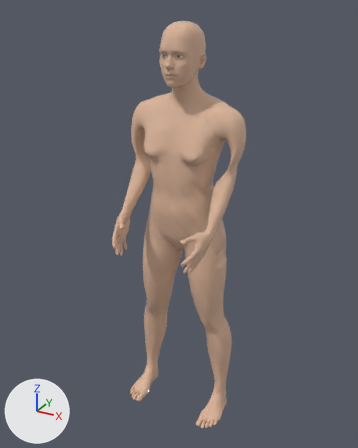
The glTF model public/bodymap3d/v3/real-human/body-erwachsener-divers-penis-brueste-real-v3.glb as it was, and as the next commit left it.
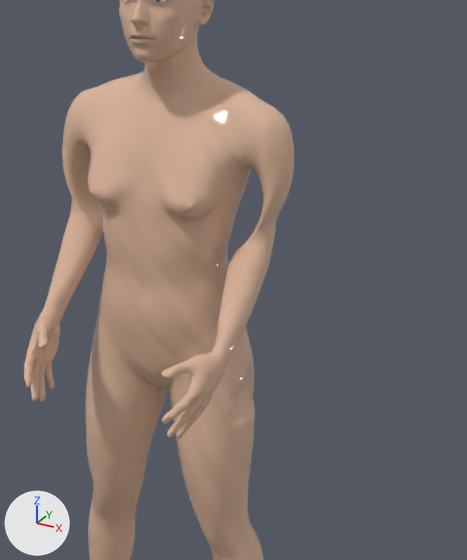
The first picture shows the older version from a 50 mm lens placed at (0.915, -1.626, 1.767), pointed at (0.0, 0.038, 0.936). The close-ups show the older and then the newer version on the part from 28% to 93% of the width and 13% to 75% of the height of that picture. Only the edits that show in the close-ups are written down. Every picture has the same lights, and +X, +Y and +Z are marked at lower left. Vertices at exactly the same position are counted once.

Script lines for the objects in view, before the commit:
```python
me_real_human_body = bpy.data.meshes.new('real-human-body')
me_real_human_body.from_pydata(...)  # 13380 vertices, 26756 faces; spans x -0.25..0.25, y -0.22..0.22, z 0.0..1.72
me_real_human_body.materials.append(mat_skin_real_human)  # its picture is missing
# before: 11130 (0.17, 0.09, 0.86) at pixel (243, 376), 11134 (0.17, 0.12, 0.84) at pixel (247, 382), 11140 (0.17, 0.12, 0.82) at pixel (246, 391), 11142 (0.16, 0.09, 0.82), 11203 (0.15, 0.09, 0.81)
# before: 11204 (0.16, 0.12, 0.8) at pixel (244, 398)
ob_real_human_body = bpy.data.objects.new('real-human-body', me_real_human_body)
ob_real_human_body.location = (0.0, 0.0, 0.0)
```
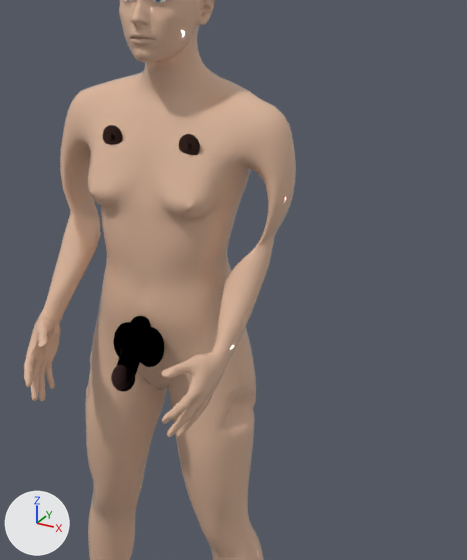
Boxes (x1, y1, x2, y2) around the edits, measured in the close-ups (467 x 560 px; the box of a moved part takes in the faces that stretch with it):
'real-human-body', reshaped: before (24, 0, 294, 560); after (24, 0, 296, 560)
'real-human-penis', added: after (117, 316, 151, 375)
'real-human-scrotum-right', added: after (140, 327, 164, 367)
'real-human-glans', added: after (111, 365, 135, 392)
'real-human-scrotum-left', added: after (113, 322, 130, 357)
'real-human-areola-right', added: after (179, 134, 200, 155)
'real-human-areola-left', added: after (103, 125, 123, 145)
'real-human-nipple-right', added: after (184, 143, 192, 151)
'real-human-nipple-left', added: after (107, 133, 115, 141)
part 1 of me_real_human_body, moved or reshaped: before (63, 142, 103, 259); after (60, 142, 101, 259)
part 2 of me_real_human_body, moved or reshaped: before (225, 167, 294, 281); after (226, 167, 296, 281)
part 3 of me_real_human_body, moved or reshaped: before (224, 364, 255, 432); after (224, 364, 256, 432)

The change, as a diff of the scene's bpy script:
```diff
--- a/public/bodymap3d/v3/real-human/body-erwachsener-divers-penis-brueste-real-v3.glb.py
+++ b/public/bodymap3d/v3/real-human/body-erwachsener-divers-penis-brueste-real-v3.glb.py
@@ me_real_human_body @@
 me_real_human_body.from_pydata(...)  # 13380 vertices, 26756 faces; spans x -0.25..0.25, y -0.22..0.22, z 0.0..1.72
-me_real_human_body.vertices[11128].co = (0.18, 0.12, 0.86)  # pixel (251, 373)
-me_real_human_body.vertices[11136].co = (0.16, 0.09, 0.84)
-me_real_human_body.vertices[11208].co = (0.17, 0.06, 0.81)
-me_real_human_body.vertices[11221].co = (0.18, 0.04, 0.81)  # pixel (235, 411)
-me_real_human_body.vertices[11238].co = (0.18, 0.04, 0.79)  # pixel (235, 420)
-me_real_human_body.vertices[11241].co = (0.2, 0.09, 0.79)  # pixel (252, 413)
-me_real_human_body.vertices[11242].co = (0.19, 0.06, 0.79)  # pixel (244, 416)
+# me_real_human_body part 1: 184 of the vertices in x -0.25..-0.15, y 0.02..0.14, z 1.11..1.3 are scaled about their middle by (0.855, 1, 1.02), then moved by (-0.01, 0.0, 0.0)
+# me_real_human_body part 2: 184 of the vertices in x 0.15..0.25, y 0.02..0.14, z 1.11..1.3 are scaled about their middle by (0.855, 1, 1.02), then moved by (0.01, 0.0, 0.0)
+# me_real_human_body part 3
+for i in [11130, 11134, 11140, 11142, 11203, 11204]: me_real_human_body.vertices[i].co += Vector((0.02, 0.0, 0.0))
+me_real_human_body.vertices[11128].co = (0.18, 0.12, 0.86)  # pixel (255, 374)
+me_real_human_body.vertices[11136].co = (0.19, 0.09, 0.84)  # pixel (251, 389)
+me_real_human_body.vertices[11208].co = (0.16, 0.06, 0.81)  # pixel (231, 403)
+me_real_human_body.vertices[11221].co = (0.16, 0.04, 0.81)  # pixel (228, 409)
+me_real_human_body.vertices[11238].co = (0.16, 0.04, 0.79)
+me_real_human_body.vertices[11241].co = (0.17, 0.09, 0.79)  # pixel (239, 408)
+me_real_human_body.vertices[11242].co = (0.15, 0.06, 0.79)  # pixel (227, 410)
 me_real_human_body.materials.append(mat_skin_real_human)
@@ ob_real_human_scrotum_right @@
+ob_real_human_scrotum_right = bpy.data.objects.new('real-human-scrotum-right', me_real_human_scrotum_right)  # a UV sphere (22 segments, 14 rings, poles along z) spanning x -0.005..0.055, y -0.0722..-0.0168, z 0.9098..0.9938; in mat_skin_real_human (its picture is missing)
+ob_real_human_scrotum_right.location = (0.0, 0.0, 0.0)
@@ ob_real_human_scrotum_left @@
+ob_real_human_scrotum_left = bpy.data.objects.new('real-human-scrotum-left', me_real_human_scrotum_left)  # a UV sphere (22 segments, 14 rings, poles along z) spanning x -0.055..0.005, y -0.0722..-0.0168, z 0.9098..0.9938; in mat_skin_real_human (its picture is missing)
+ob_real_human_scrotum_left.location = (0.0, 0.0, 0.0)
@@ ob_real_human_glans @@
+ob_real_human_glans = bpy.data.objects.new('real-human-glans', me_real_human_glans)  # 351 vertices, 696 faces; spans x -0.0239..0.0239, y -0.1293..-0.0836, z 0.8768..0.9328; in mat_genital_mucosa (pink #c48e8b)
+ob_real_human_glans.location = (0.0, 0.0, 0.0)
@@ ob_real_human_penis @@
+ob_real_human_penis = bpy.data.objects.new('real-human-penis', me_real_human_penis)  # 364 vertices, 720 faces; spans x -0.021..0.021, y -0.1147..-0.0183, z 0.8963..1.0103; in mat_skin_real_human (its picture is missing)
+ob_real_human_penis.location = (0.0, 0.0, 0.0)
@@ ob_real_human_nipple_right @@
+ob_real_human_nipple_right = bpy.data.objects.new('real-human-nipple-right', me_real_human_nipple_right)  # a UV sphere (16 segments, 10 rings, poles along z) spanning x 0.0748..0.0903, y -0.0073..0.0064, z 1.3425..1.3579; in mat_areola_skin (beige #b8897c)
+ob_real_human_nipple_right.location = (0.0, 0.0, 0.0)
@@ ob_real_human_areola_right @@
+ob_real_human_areola_right = bpy.data.objects.new('real-human-areola-right', me_real_human_areola_right)  # 222 vertices, 440 faces; spans x 0.0602..0.1049, y 0.0004..0.009, z 1.3278..1.3726; in mat_areola_skin (beige #b8897c)
+ob_real_human_areola_right.location = (0.0, 0.0, 0.0)
@@ ob_real_human_nipple_left @@
+ob_real_human_nipple_left = bpy.data.objects.new('real-human-nipple-left', me_real_human_nipple_left)  # a UV sphere (16 segments, 10 rings, poles along z) spanning x -0.0903..-0.0748, y -0.0073..0.0064, z 1.3425..1.3579; in mat_areola_skin (beige #b8897c)
+ob_real_human_nipple_left.location = (0.0, 0.0, 0.0)
@@ ob_real_human_areola_left @@
+ob_real_human_areola_left = bpy.data.objects.new('real-human-areola-left', me_real_human_areola_left)  # 222 vertices, 440 faces; spans x -0.1049..-0.0602, y 0.0004..0.009, z 1.3278..1.3726; in mat_areola_skin (beige #b8897c)
+ob_real_human_areola_left.location = (0.0, 0.0, 0.0)
```
